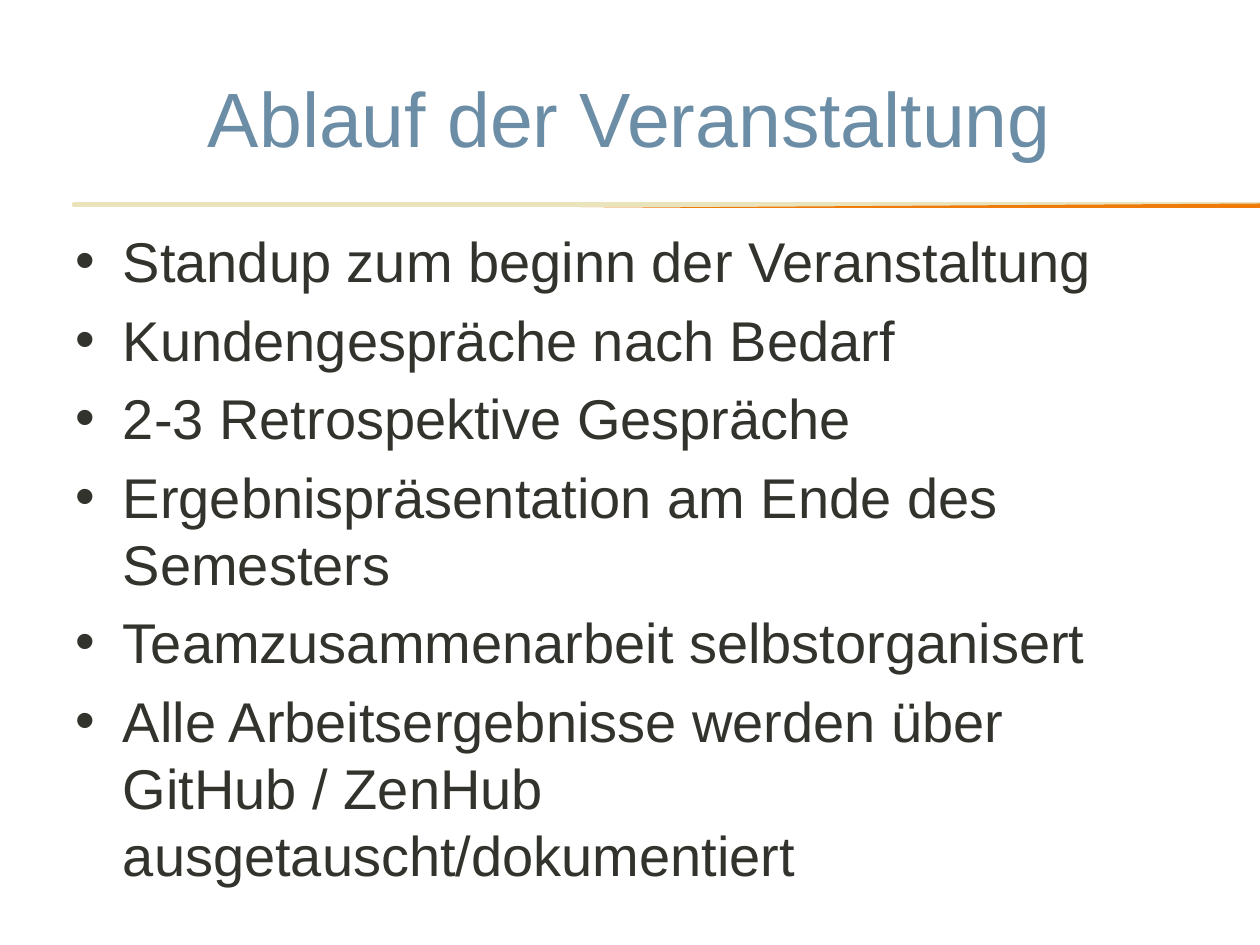
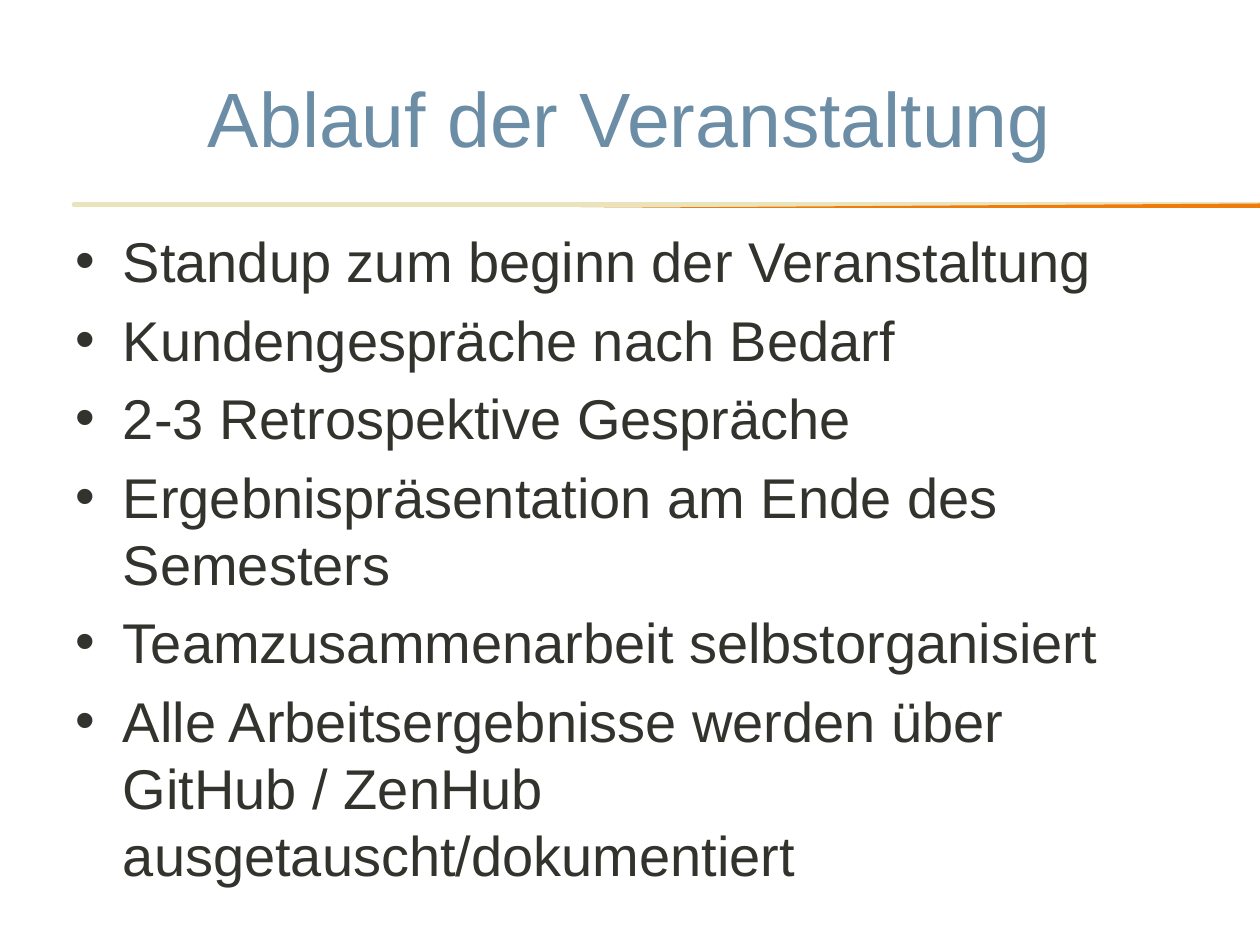
Before and after one commit to BachelorProjektAI-HSFulda/Informationen, a slide deck: slide 15 of ProjektWS1819.pptx. Drawn at 1260x945 pixels with LibreOffice and Linux fonts; fonts in the diff are those of the drawing; background and template pictures are left out. Boxes give left, top, right and bottom in pixels: in the first picture for what was removed or moved away, otherwise in the second. Text is boxed around its words. In the diff, an @@ line names an element or a change of style, - is before the commit and + after.

```diff
--- a/ProjektWS1819.pptx
+++ b/ProjektWS1819.pptx
@@ text at (x1=123, y1=622, x2=1097, y2=674): text changed @@
-• Teamzusammenarbeit selbstorganisert
+• Teamzusammenarbeit selbstorganisiert
```
Also in this commit, not shown: 1 other slide changed, 2 slides removed, 1 other file.
